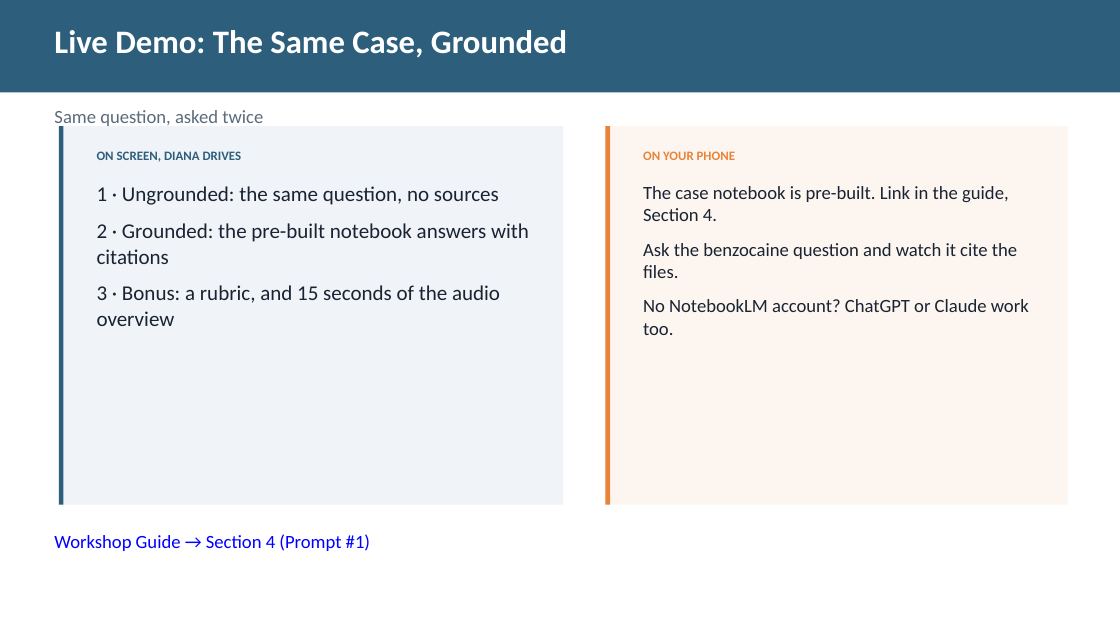
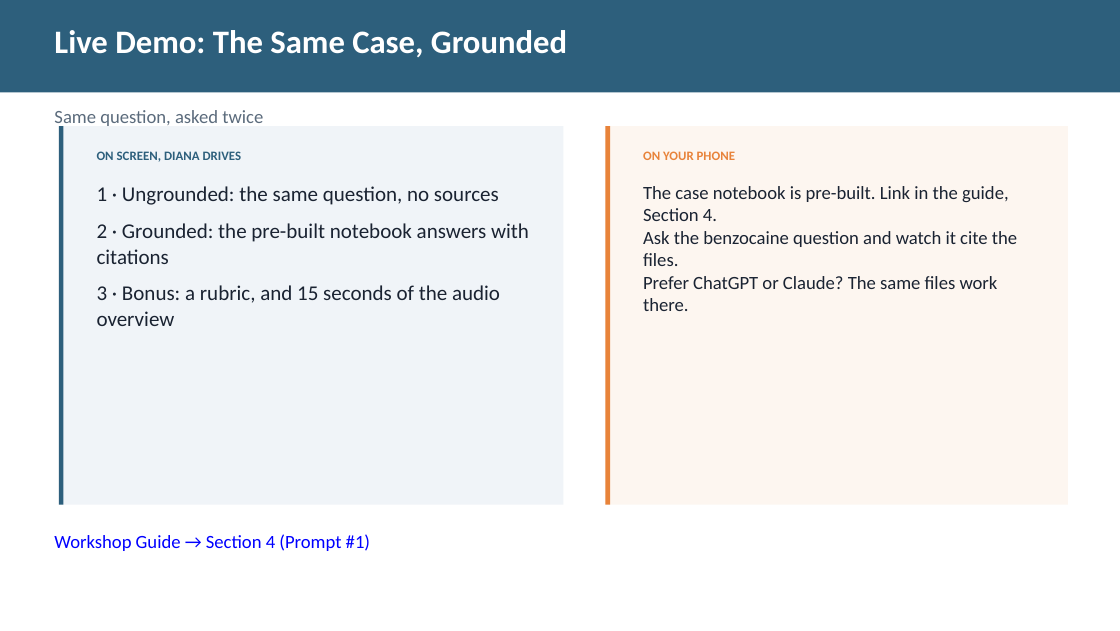
Before and after one commit to diana-brewer/digital-learning-unlocked, a slide deck: slide 13 of Digital Learning Unlocked - Slide Deck.pptx (slide 12 before the commit). Drawn at 1120x631 pixels with LibreOffice and Linux fonts; fonts in the diff are those of the drawing. Boxes give left, top, right and bottom in pixels: in the first picture for what was removed or moved away, otherwise in the second. Text is boxed around its words. In the diff, an @@ line names an element or a change of style, - is before the commit and + after.

```diff
--- a/Digital Learning Unlocked - Slide Deck.pptx
+++ b/Digital Learning Unlocked - Slide Deck.pptx
@@ text at <box>643,231,1017,266</box>: less space between paragraphs @@
@@ text at <box>643,276,998,311</box>: text changed @@
-No NotebookLM account? ChatGPT or Claude work too.
+Prefer ChatGPT or Claude? The same files work there.
```
Also in this commit, not shown: 2 other slides changed, 1 slide added, 2 other files.
